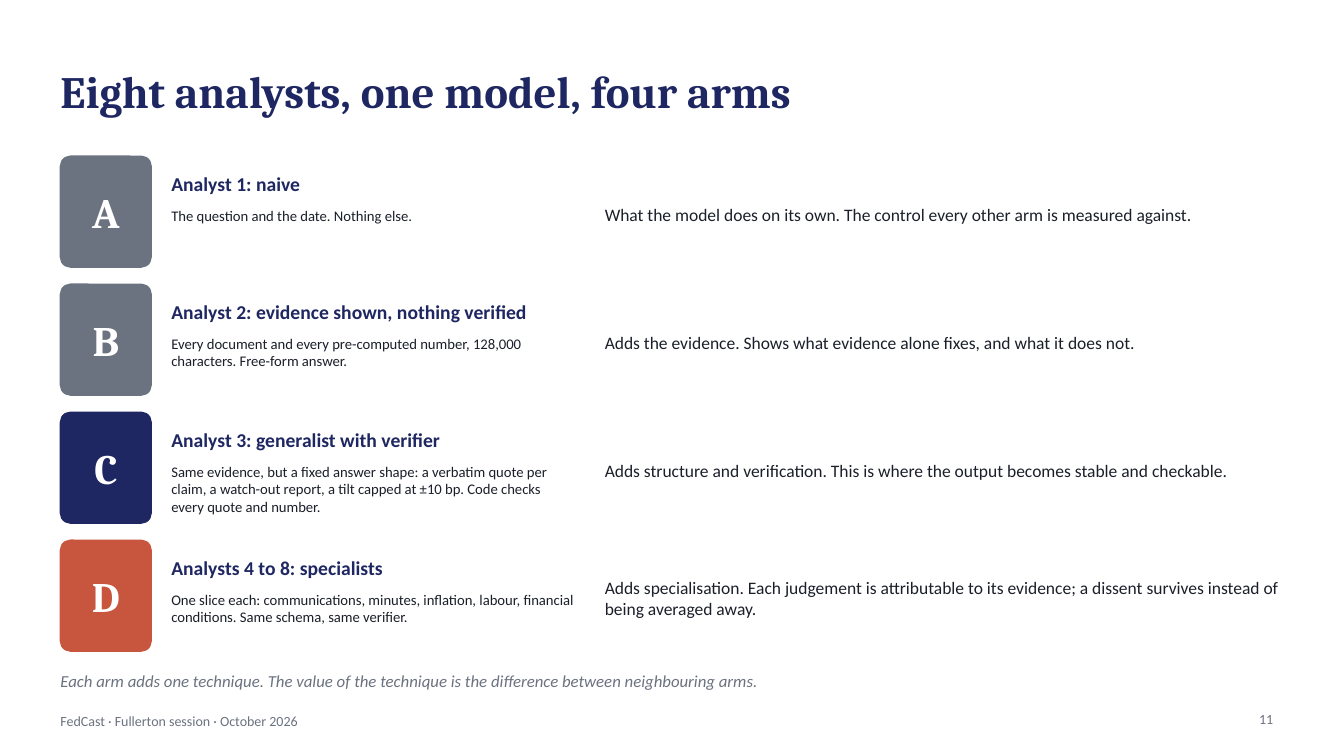
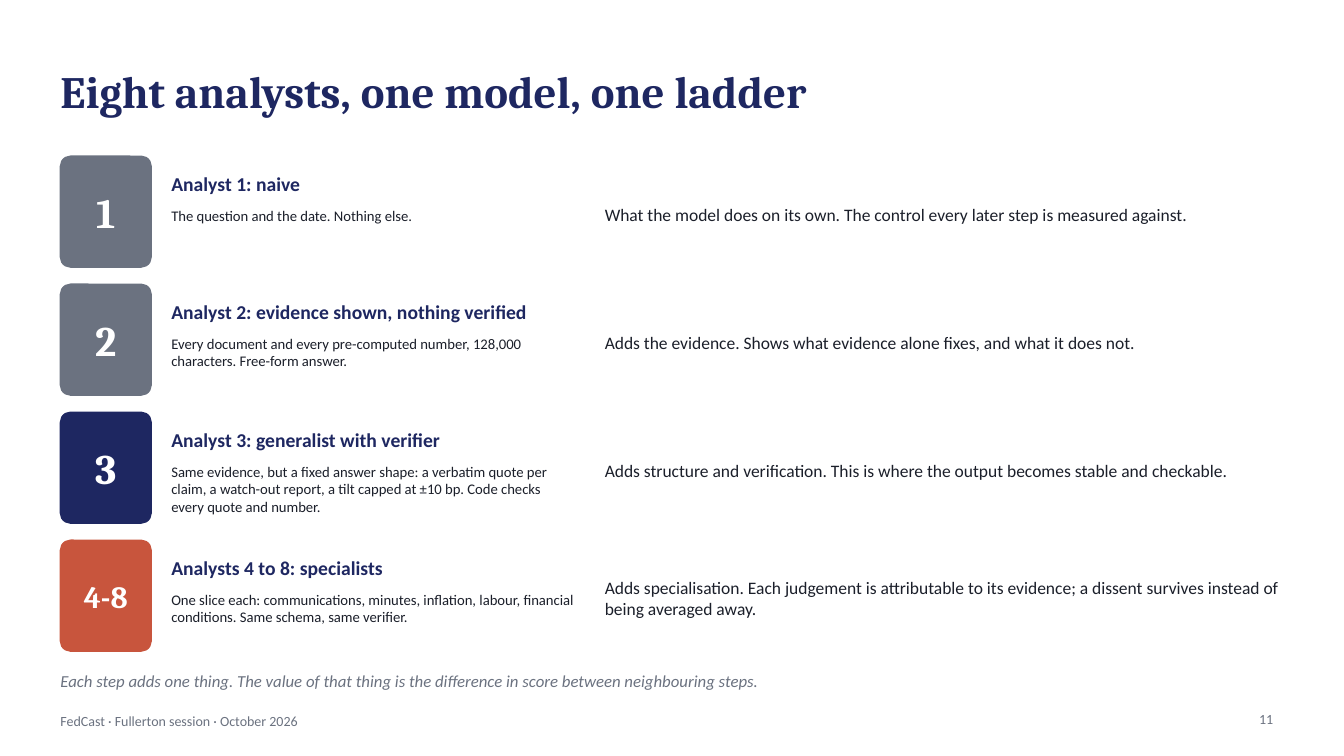
Before and after one commit to kmt112/fed-forecast, a slide deck: slide 11 of docs/FedCast_Fullerton.pptx. Drawn at 1344x756 pixels with LibreOffice and Linux fonts; fonts in the diff are those of the drawing. Boxes give left, top, right and bottom in pixels: in the first picture for what was removed or moved away, otherwise in the second. Text is boxed around its words. In the diff, an @@ line names an element or a change of style, - is before the commit and + after.

```diff
--- a/docs/FedCast_Fullerton.pptx
+++ b/docs/FedCast_Fullerton.pptx
@@ title at (x1=60, y1=77, x2=807, y2=118): text changed @@
-Eight analysts, one model, four arms
+Eight analysts, one model, one ladder
@@ text at (x1=96, y1=200, x2=115, y2=228): text changed @@
-A
+1
@@ text at (x1=605, y1=209, x2=1187, y2=224): text changed @@
-What the model does on its own. The control every other arm is measured against.
+What the model does on its own. The control every later step is measured against.
@@ text at (x1=95, y1=327, x2=116, y2=356): text changed @@
-B
+2
@@ text at (x1=95, y1=455, x2=116, y2=485): text changed @@
-C
+3
@@ text at (x1=84, y1=587, x2=128, y2=608): text changed; size 30 to 22 pt @@
-D
+4-8
@@ text at (x1=60, y1=675, x2=758, y2=690): text changed @@
-Each arm adds one technique. The value of the technique is the difference between neighbouring arms.
+Each step adds one thing. The value of that thing is the difference in score between neighbouring steps.
```
Also in this commit, not shown: 4 other slides changed, 18 other files.
